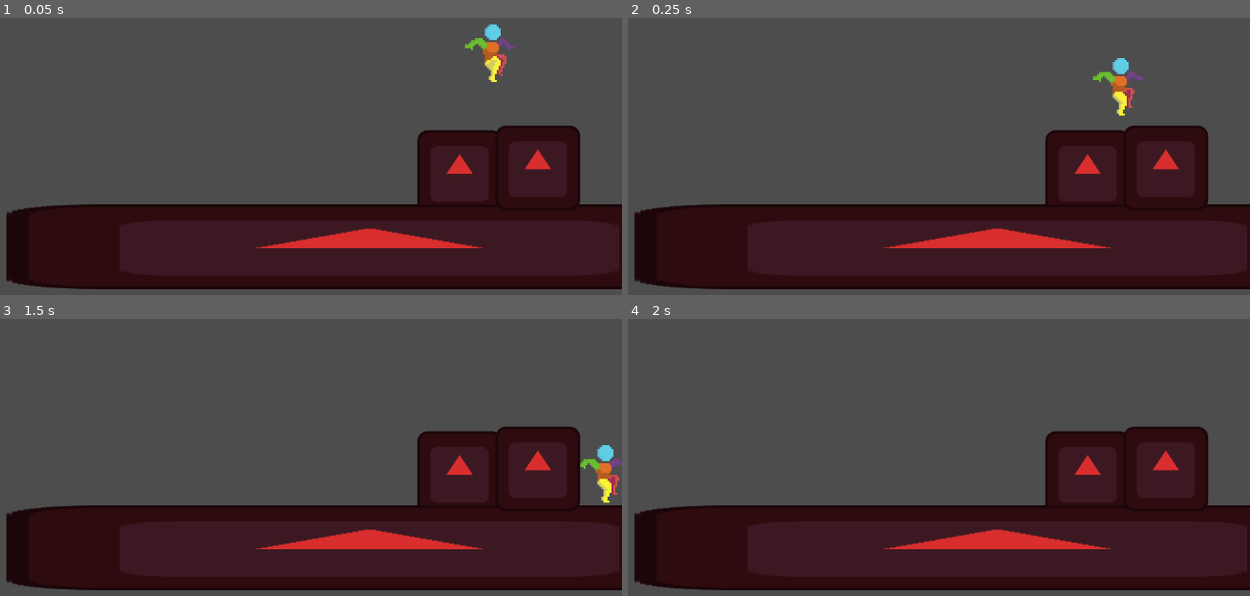
Above: before the commit, frames 1-4 (two rows, left to right).
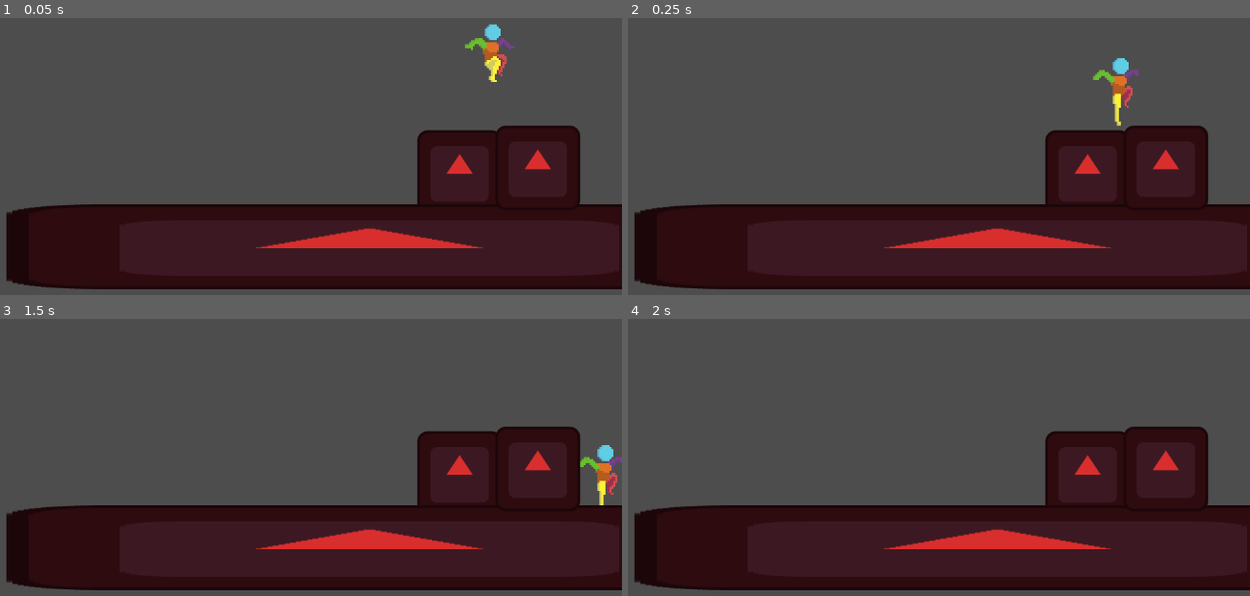
Above: after the commit, the same moments.

Repository: TatusFilipek/GodotTryEndError
Game: Godot game, scene res://scenes/main.tscn
Two runs of this game, one before a commit and one after it. Both use one fixed random seed, a clock stepped at 60 frames per second and the inputs below. The engine's default icon, where the game draws it, is replaced by a stand-in: a white triangle on a blue panel in a dark square.
Inputs:
- Up to frame 1 (0.05 s): no input
- Up to frame 2 (0.25 s): no input
- Up to frame 3 (1.5 s): hold Ctrl (sprint) 0.53-1.28 s; hold D (moveRight) from 0.53 s (still down); tap W (moveUp) at 0.77 s; tap Ctrl (sprint) at 1.35 s
- Up to frame 4 (2 s): keep holding D (moveRight); tap W (moveUp) at 1.52 s

Frame 1 is identical in both runs. In frame 2, 0.3% of the frame differs, in the area x 75-83%, y 18-39%; in frame 3, 0.3%; in frame 4, nothing differs.

Commit message:
udalo mi sie naprawic blad z tym ze widzialo animacje ale jednak jej nie widzialo

Diff:
--- a/scenes/player.tscn
+++ b/scenes/player.tscn
@@ -175,7 +175,7 @@
 "texture": SubResource("AtlasTexture_42b1b")
 }],
 "loop": true,
-"name": &"IdleNew",
+"name": &"Idle",
 "speed": 6.0
 }, {
 "frames": [{
@@ -198,7 +198,7 @@
 "texture": SubResource("AtlasTexture_tk41t")
 }],
 "loop": true,
-"name": &"InAirNew",
+"name": &"InAir",
 "speed": 6.0
 }, {
 "frames": [{
@@ -227,7 +227,7 @@
 "texture": SubResource("AtlasTexture_qsb7e")
 }],
 "loop": true,
-"name": &"RunNew",
+"name": &"Run",
 "speed": 12.0
 }, {
 "frames": [{
@@ -256,7 +256,7 @@
 "texture": SubResource("AtlasTexture_p21yu")
 }],
 "loop": true,
-"name": &"WalkNew",
+"name": &"Walk",
 "speed": 6.0
 }]
 
@@ -307,26 +307,26 @@
 tracks/0/type = "value"
 tracks/0/imported = false
 tracks/0/enabled = true
-tracks/0/path = NodePath("AnimatedSprite2D:frame")
-tracks/0/interp = 1
-tracks/0/loop_wrap = true
-tracks/0/keys = {
+tracks/0/path = NodePath("AnimatedSprite2D:animation")
+tracks/0/interp = 1
+tracks/0/loop_wrap = true
+tracks/0/keys = {
+"times": PackedFloat32Array(0),
+"transitions": PackedFloat32Array(1),
+"update": 0,
+"values": [&"Idle"]
+}
+tracks/1/type = "value"
+tracks/1/imported = false
+tracks/1/enabled = true
+tracks/1/path = NodePath("AnimatedSprite2D:frame")
+tracks/1/interp = 1
+tracks/1/loop_wrap = true
+tracks/1/keys = {
 "times": PackedFloat32Array(0, 0.2, 0.4, 0.6, 0.8, 1, 1.2, 1.4, 1.6, 1.8000001),
 "transitions": PackedFloat32Array(1, 1, 1, 1, 1, 1, 1, 1, 1, 1),
-"update": 1,
+"update": 0,
 "values": [0, 1, 2, 3, 4, 5, 6, 7, 8, 9]
-}
-tracks/1/type = "value"
-tracks/1/imported = false
-tracks/1/enabled = true
-tracks/1/path = NodePath("AnimatedSprite2D:animation")
-tracks/1/interp = 1
-tracks/1/loop_wrap = true
-tracks/1/keys = {
-"times": PackedFloat32Array(0),
-"transitions": PackedFloat32Array(1),
-"update": 1,
-"values": [&"IdleNew"]
 }
 
 [sub_resource type="Animation" id="Animation_2gdjj"]
@@ -336,26 +336,26 @@
 tracks/0/type = "value"
 tracks/0/imported = false
 tracks/0/enabled = true
-tracks/0/path = NodePath("AnimatedSprite2D:frame")
-tracks/0/interp = 1
-tracks/0/loop_wrap = true
-tracks/0/keys = {
+tracks/0/path = NodePath("AnimatedSprite2D:animation")
+tracks/0/interp = 1
+tracks/0/loop_wrap = true
+tracks/0/keys = {
+"times": PackedFloat32Array(0),
+"transitions": PackedFloat32Array(1),
+"update": 0,
+"values": [&"InAir"]
+}
+tracks/1/type = "value"
+tracks/1/imported = false
+tracks/1/enabled = true
+tracks/1/path = NodePath("AnimatedSprite2D:frame")
+tracks/1/interp = 1
+tracks/1/loop_wrap = true
+tracks/1/keys = {
 "times": PackedFloat32Array(0, 0.2),
 "transitions": PackedFloat32Array(1, 1),
-"update": 1,
+"update": 0,
 "values": [4, 5]
-}
-tracks/1/type = "value"
-tracks/1/imported = false
-tracks/1/enabled = true
-tracks/1/path = NodePath("AnimatedSprite2D:animation")
-tracks/1/interp = 1
-tracks/1/loop_wrap = true
-tracks/1/keys = {
-"times": PackedFloat32Array(0),
-"transitions": PackedFloat32Array(1),
-"update": 1,
-"values": [&"InAirNew"]
 }
 
 [sub_resource type="Animation" id="Animation_oprun"]
@@ -365,26 +365,26 @@
 tracks/0/type = "value"
 tracks/0/imported = false
 tracks/0/enabled = true
-tracks/0/path = NodePath("AnimatedSprite2D:animation")
-tracks/0/interp = 1
-tracks/0/loop_wrap = true
-tracks/0/keys = {
-"times": PackedFloat32Array(0),
-"transitions": PackedFloat32Array(1),
-"update": 1,
-"values": [&"InAirNew"]
-}
-tracks/1/type = "value"
-tracks/1/imported = false
-tracks/1/enabled = true
-tracks/1/path = NodePath("AnimatedSprite2D:frame")
-tracks/1/interp = 1
-tracks/1/loop_wrap = true
-tracks/1/keys = {
+tracks/0/path = NodePath("AnimatedSprite2D:frame")
+tracks/0/interp = 1
+tracks/0/loop_wrap = true
+tracks/0/keys = {
 "times": PackedFloat32Array(0, 0.19999999),
 "transitions": PackedFloat32Array(1, 1),
-"update": 1,
+"update": 0,
 "values": [3, 4]
+}
+tracks/1/type = "value"
+tracks/1/imported = false
+tracks/1/enabled = true
+tracks/1/path = NodePath("AnimatedSprite2D:animation")
+tracks/1/interp = 1
+tracks/1/loop_wrap = true
+tracks/1/keys = {
+"times": PackedFloat32Array(0),
+"transitions": PackedFloat32Array(1),
+"update": 0,
+"values": [&"InAir"]
 }
 
 [sub_resource type="Animation" id="Animation_sc3ue"]
@@ -394,26 +394,26 @@
 tracks/0/type = "value"
 tracks/0/imported = false
 tracks/0/enabled = true
-tracks/0/path = NodePath("AnimatedSprite2D:frame")
-tracks/0/interp = 1
-tracks/0/loop_wrap = true
-tracks/0/keys = {
+tracks/0/path = NodePath("AnimatedSprite2D:animation")
+tracks/0/interp = 1
+tracks/0/loop_wrap = true
+tracks/0/keys = {
+"times": PackedFloat32Array(0),
+"transitions": PackedFloat32Array(1),
+"update": 0,
+"values": [&"InAir"]
+}
+tracks/1/type = "value"
+tracks/1/imported = false
+tracks/1/enabled = true
+tracks/1/path = NodePath("AnimatedSprite2D:frame")
+tracks/1/interp = 1
+tracks/1/loop_wrap = true
+tracks/1/keys = {
 "times": PackedFloat32Array(0, 0.2),
 "transitions": PackedFloat32Array(1, 1),
-"update": 1,
+"update": 0,
 "values": [0, 1]
-}
-tracks/1/type = "value"
-tracks/1/imported = false
-tracks/1/enabled = true
-tracks/1/path = NodePath("AnimatedSprite2D:animation")
-tracks/1/interp = 1
-tracks/1/loop_wrap = true
-tracks/1/keys = {
-"times": PackedFloat32Array(0),
-"transitions": PackedFloat32Array(1),
-"update": 1,
-"values": [&"InAirNew"]
 }
 
 [sub_resource type="Animation" id="Animation_a8ls1"]
@@ -423,26 +423,26 @@
 tracks/0/type = "value"
 tracks/0/imported = false
 tracks/0/enabled = true
-tracks/0/path = NodePath("AnimatedSprite2D:frame")
-tracks/0/interp = 1
-tracks/0/loop_wrap = true
-tracks/0/keys = {
-"times": PackedFloat32Array(0),
-"transitions": PackedFloat32Array(1),
-"update": 1,
+tracks/0/path = NodePath("AnimatedSprite2D:animation")
+tracks/0/interp = 1
+tracks/0/loop_wrap = true
+tracks/0/keys = {
+"times": PackedFloat32Array(0),
+"transitions": PackedFloat32Array(1),
+"update": 0,
+"values": [&"InAir"]
+}
+tracks/1/type = "value"
+tracks/1/imported = false
+tracks/1/enabled = true
+tracks/1/path = NodePath("AnimatedSprite2D:frame")
+tracks/1/interp = 1
+tracks/1/loop_wrap = true
+tracks/1/keys = {
+"times": PackedFloat32Array(0),
+"transitions": PackedFloat32Array(1),
+"update": 0,
 "values": [2]
-}
-tracks/1/type = "value"
-tracks/1/imported = false
-tracks/1/enabled = true
-tracks/1/path = NodePath("AnimatedSprite2D:animation")
-tracks/1/interp = 1
-tracks/1/loop_wrap = true
-tracks/1/keys = {
-"times": PackedFloat32Array(0),
-"transitions": PackedFloat32Array(1),
-"update": 1,
-"values": [&"InAirNew"]
 }
 
 [sub_resource type="Animation" id="Animation_3v2ag"]
@@ -450,26 +450,26 @@
 tracks/0/type = "value"
 tracks/0/imported = false
 tracks/0/enabled = true
-tracks/0/path = NodePath("AnimatedSprite2D:frame")
-tracks/0/interp = 1
-tracks/0/loop_wrap = true
-tracks/0/keys = {
-"times": PackedFloat32Array(0),
-"transitions": PackedFloat32Array(1),
-"update": 1,
+tracks/0/path = NodePath("AnimatedSprite2D:animation")
+tracks/0/interp = 1
+tracks/0/loop_wrap = true
+tracks/0/keys = {
+"times": PackedFloat32Array(0),
+"transitions": PackedFloat32Array(1),
+"update": 0,
+"values": [&"Walk"]
+}
+tracks/1/type = "value"
+tracks/1/imported = false
+tracks/1/enabled = true
+tracks/1/path = NodePath("AnimatedSprite2D:frame")
+tracks/1/interp = 1
+tracks/1/loop_wrap = true
+tracks/1/keys = {
+"times": PackedFloat32Array(0),
+"transitions": PackedFloat32Array(1),
+"update": 0,
 "values": [0]
-}
-tracks/1/type = "value"
-tracks/1/imported = false
-tracks/1/enabled = true
-tracks/1/path = NodePath("AnimatedSprite2D:animation")
-tracks/1/interp = 1
-tracks/1/loop_wrap = true
-tracks/1/keys = {
-"times": PackedFloat32Array(0),
-"transitions": PackedFloat32Array(1),
-"update": 1,
-"values": [&"Walk"]
 }
 
 [sub_resource type="Animation" id="Animation_fulsm"]
@@ -480,26 +480,26 @@
 tracks/0/type = "value"
 tracks/0/imported = false
 tracks/0/enabled = true
-tracks/0/path = NodePath("AnimatedSprite2D:frame")
-tracks/0/interp = 1
-tracks/0/loop_wrap = true
-tracks/0/keys = {
+tracks/0/path = NodePath("AnimatedSprite2D:animation")
+tracks/0/interp = 1
+tracks/0/loop_wrap = true
+tracks/0/keys = {
+"times": PackedFloat32Array(0),
+"transitions": PackedFloat32Array(1),
+"update": 0,
+"values": [&"Run"]
+}
+tracks/1/type = "value"
+tracks/1/imported = false
+tracks/1/enabled = true
+tracks/1/path = NodePath("AnimatedSprite2D:frame")
+tracks/1/interp = 1
+tracks/1/loop_wrap = true
+tracks/1/keys = {
 "times": PackedFloat32Array(0, 0.083333336, 0.16666667, 0.25, 0.33333334, 0.41666666, 0.5, 0.5833333),
 "transitions": PackedFloat32Array(1, 1, 1, 1, 1, 1, 1, 1),
-"update": 1,
+"update": 0,
 "values": [0, 1, 2, 3, 4, 5, 6, 7]
-}
-tracks/1/type = "value"
-tracks/1/imported = false
-tracks/1/enabled = true
-tracks/1/path = NodePath("AnimatedSprite2D:animation")
-tracks/1/interp = 1
-tracks/1/loop_wrap = true
-tracks/1/keys = {
-"times": PackedFloat32Array(0),
-"transitions": PackedFloat32Array(1),
-"update": 1,
-"values": [&"RunNew"]
 }
 
 [sub_resource type="Animation" id="Animation_irpag"]
@@ -510,26 +510,26 @@
 tracks/0/type = "value"
 tracks/0/imported = false
 tracks/0/enabled = true
-tracks/0/path = NodePath("AnimatedSprite2D:animation")
-tracks/0/interp = 1
-tracks/0/loop_wrap = true
-tracks/0/keys = {
-"times": PackedFloat32Array(0),
-"transitions": PackedFloat32Array(1),
-"update": 1,
-"values": [&"WalkNew"]
-}
-tracks/1/type = "value"
-tracks/1/imported = false
-tracks/1/enabled = true
-tracks/1/path = NodePath("AnimatedSprite2D:frame")
-tracks/1/interp = 1
-tracks/1/loop_wrap = true
-tracks/1/keys = {
+tracks/0/path = NodePath("AnimatedSprite2D:frame")
+tracks/0/interp = 1
+tracks/0/loop_wrap = true
+tracks/0/keys = {
 "times": PackedFloat32Array(0, 0.16666667, 0.33333334, 0.5, 0.6666667, 0.8333334, 1, 1.1666667),
 "transitions": PackedFloat32Array(1, 1, 1, 1, 1, 1, 1, 1),
-"update": 1,
+"update": 0,
 "values": [0, 1, 2, 3, 4, 5, 6, 7]
+}
+tracks/1/type = "value"
+tracks/1/imported = false
+tracks/1/enabled = true
+tracks/1/path = NodePath("AnimatedSprite2D:animation")
+tracks/1/interp = 1
+tracks/1/loop_wrap = true
+tracks/1/keys = {
+"times": PackedFloat32Array(0),
+"transitions": PackedFloat32Array(1),
+"update": 0,
+"values": [&"Walk"]
 }
 
 [sub_resource type="AnimationLibrary" id="AnimationLibrary_f1ej7"]
@@ -556,7 +556,7 @@
 scale = Vector2(3, 3)
 sprite_frames = SubResource("SpriteFrames_4r5pv")
 animation = &"Walk"
-autoplay = "Walk"
+autoplay = "Idle"
 
 [node name="AnimationTree" type="AnimationTree" parent="." unique_id=204356462]
 tree_root = SubResource("AnimationNodeStateMachine_fulsm")
